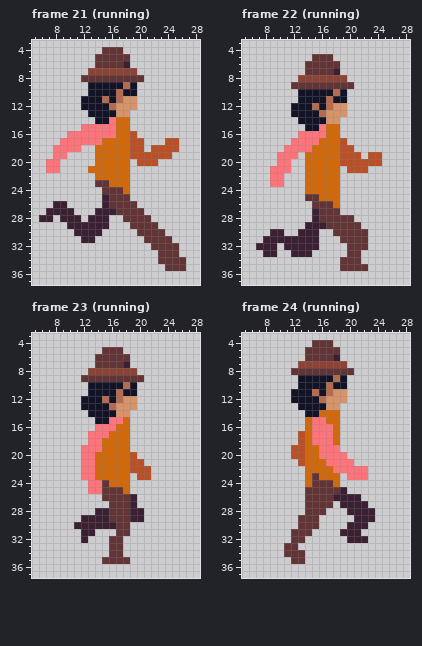
A pixel-art file gets an edit: Assets/AseFiles/player.aseprite. Above: the version before the commit.
32x40 pixels, 32 frames. Shown: frame 21 (running): x 5..28, y 3..37; frame 22 (running): x 5..28, y 3..37; frame 23 (running): x 5..28, y 3..37; frame 24 (running): x 5..28, y 3..37. The commit also changed other frames, which this record leaves out.
Now the later version:
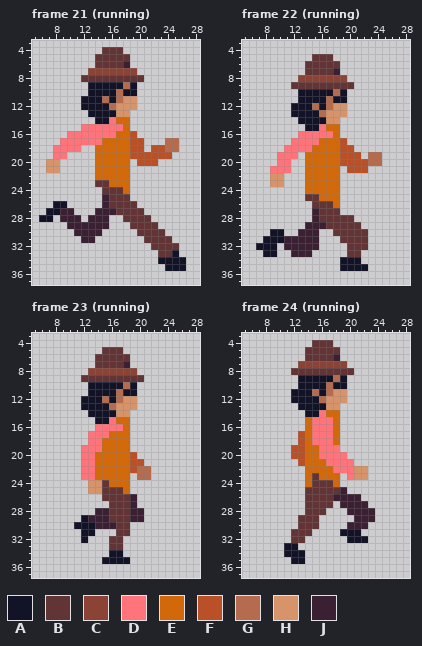
Palette (. is transparent): A #131327  B #623436  C #8b4335  D #ff737a  E #d1690a  F #b95027  G #b56c4e  H #d7936a  J #3a2032
Difference:
Frame 21 (running), layer "draw-on":
y 15: x 17 E -> D
y 17..18: x 24..25 FF -> GG
y 20: x 7..8 DD -> HH
y 21: x 7..8 DD -> HH; x 13 E -> .
y 26: x 8..9 JJ -> AA
y 27: x 7..8 JJ -> AA
y 28: x 6..7 JJ -> AA
y 33: x 25 B -> A
y 34: x 23..26 BBBB -> AAAA
y 35: x 24..26 BBB -> AAA
Frame 22 (running), layer "draw-on":
y 16: x 17 E -> D
y 19..20: x 23..24 FF -> GG
y 22..23: x 9..10 DD -> HH
y 30: x 9..10 JJ -> AA
y 31: x 8..10 JJJ -> AAA
y 32: x 7..9 JJJ -> AAA
y 33: x 8..9 JJ -> AA
y 34: x 19..21 BBB -> AAA
y 35: x 19..22 BBBB -> AAAA
Frame 23 (running), layer "draw-on":
y 15: x 17 D -> E
y 16: x 17 E -> D
y 22..23: x 20..21 FF -> GG
y 24..25: x 13..14 DD -> HH
y 29: x 12 J -> A
y 30: x 11..13 JJJ -> AAA
y 31: x 12..13 JJ -> AA
y 32: x 12 J -> A
y 34: x 16..17 BB -> AA
y 35: x 15..18 BBBB -> AAAA
Frame 24 (running), layer "draw-on":
y 14: x 16 E -> D
y 15: x 17 E -> D
y 22..23: x 21..22 DD -> HH
y 31: x 19..21 JJJ -> AAA
y 32: x 20..22 JJJ -> AAA
y 33: x 11..12 BB -> AA
y 34: x 11..13 BBB -> AAA
y 35: x 12..13 BB -> AA
